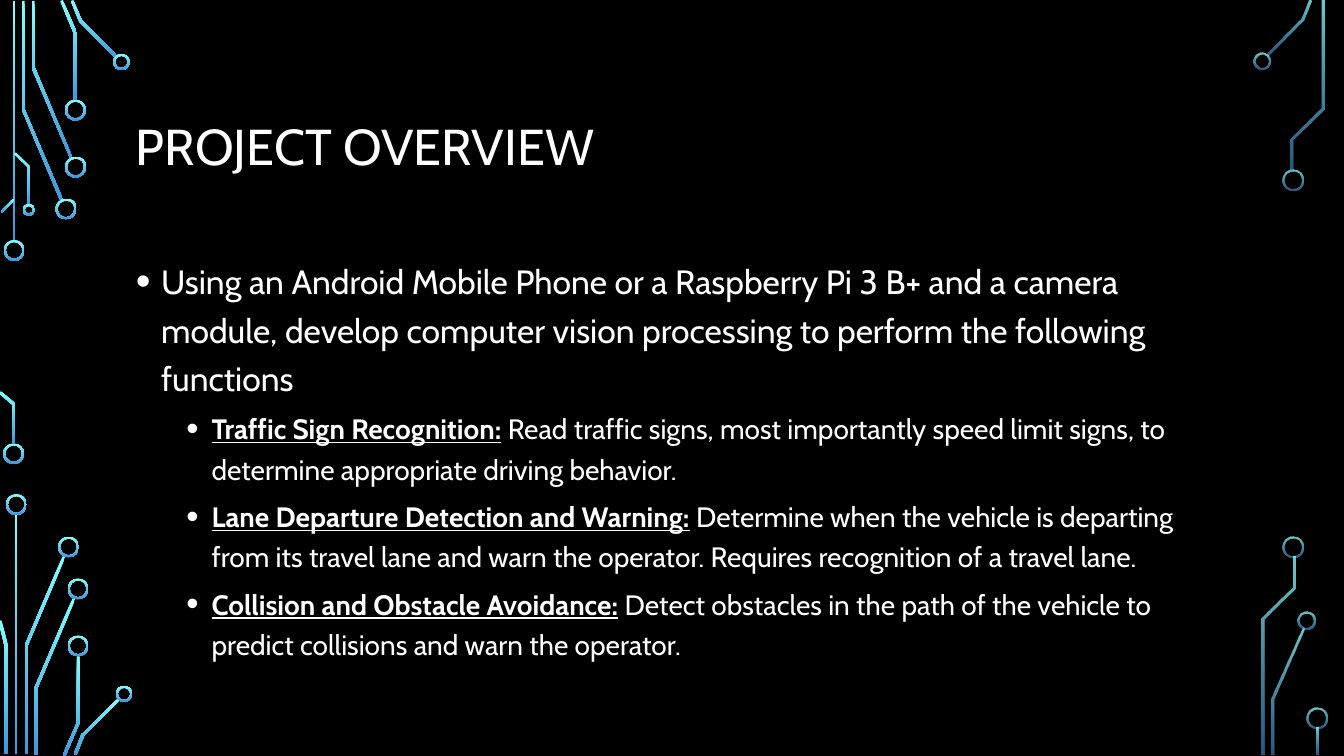
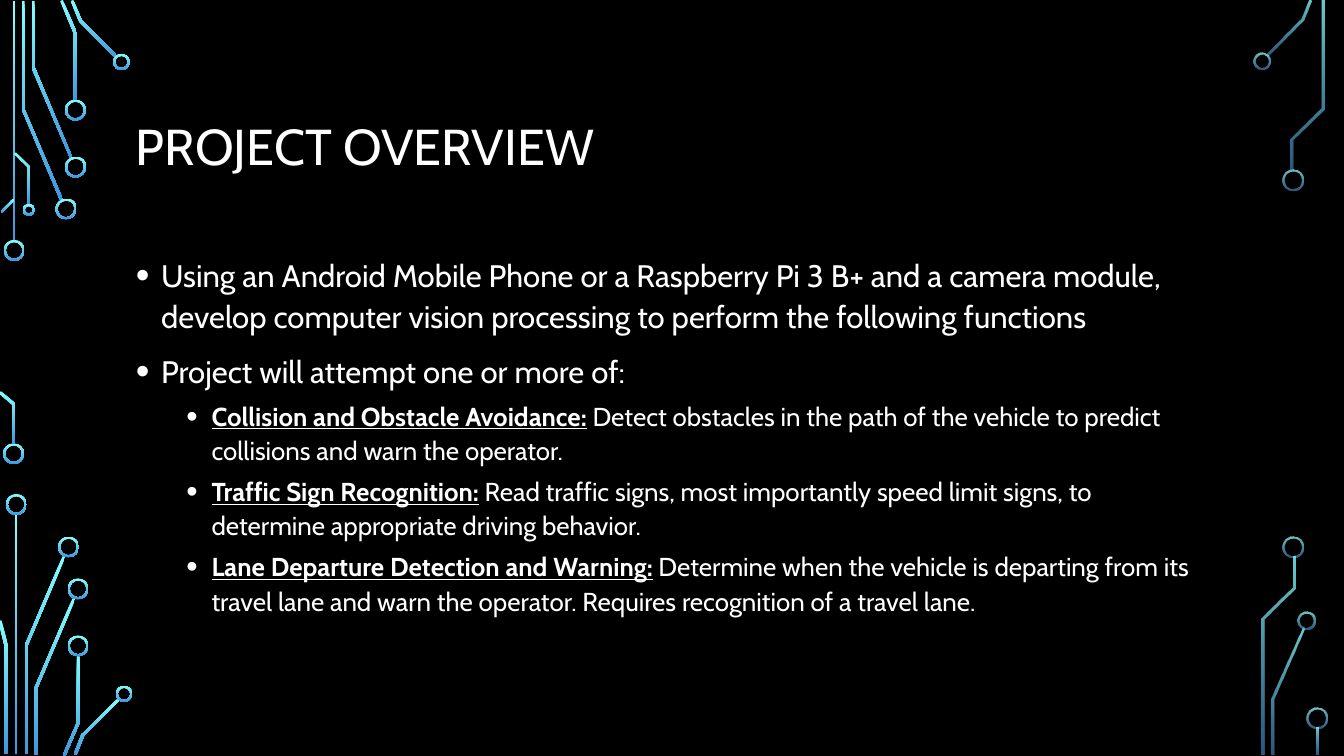
Before and after one commit to Scarabyte/SSW690-Project, a slide deck: slide 3 of docs/Presentations/Computer Vision Driving Aids Project Overview.pptx. Drawn at 1344x756 pixels with LibreOffice and Linux fonts; fonts in the diff are those of the drawing; background and template pictures are left out. Boxes give left, top, right and bottom in pixels: in the first picture for what was removed or moved away, otherwise in the second. Text is boxed around its words. In the diff, an @@ line names an element or a change of style, - is before the commit and + after.

```diff
--- a/docs/Presentations/Computer Vision Driving Aids Project Overview.pptx
+++ b/docs/Presentations/Computer Vision Driving Aids Project Overview.pptx
@@ text at box(161, 263, 1189, 616): size 24 to 22.2 pt in "Using an Android Mobile Phone or a ..."; size 20 to 18.5 pt in "Traffic Sign Recognition: Read traffic signs, most ...", "Lane Departure Detection and Warning: Determine when ..."; line spacing 1.2 to 1.1 @@
@@ text at box(161, 359, 1160, 465): paragraphs added @@
+• Project will attempt one or more of:
+  • Collision and Obstacle Avoidance: Detect obstacles in the path of the vehicle to predict collisions and warn the operator.
@@ text at box(212, 594, 1151, 621): paragraph removed @@
-  • Collision and Obstacle Avoidance: Detect obstacles in the path of the vehicle to predict collisions and warn the operator.
```
Also in this commit, not shown: 7 other slides changed.
